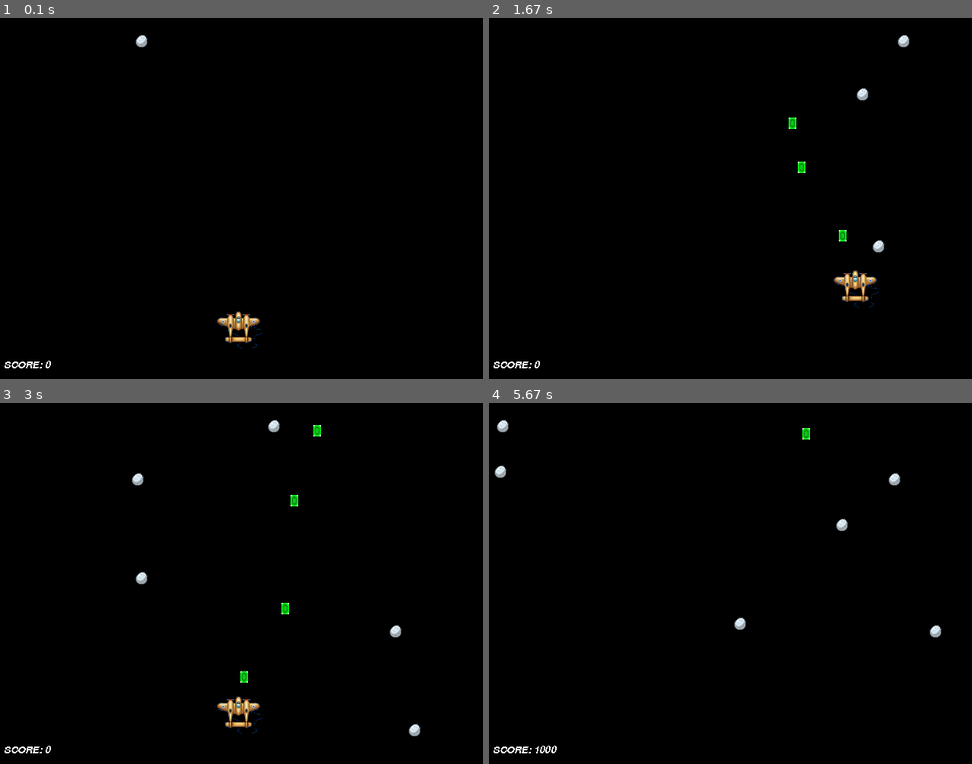
Above: before the commit, frames 1-4 (two rows, left to right).
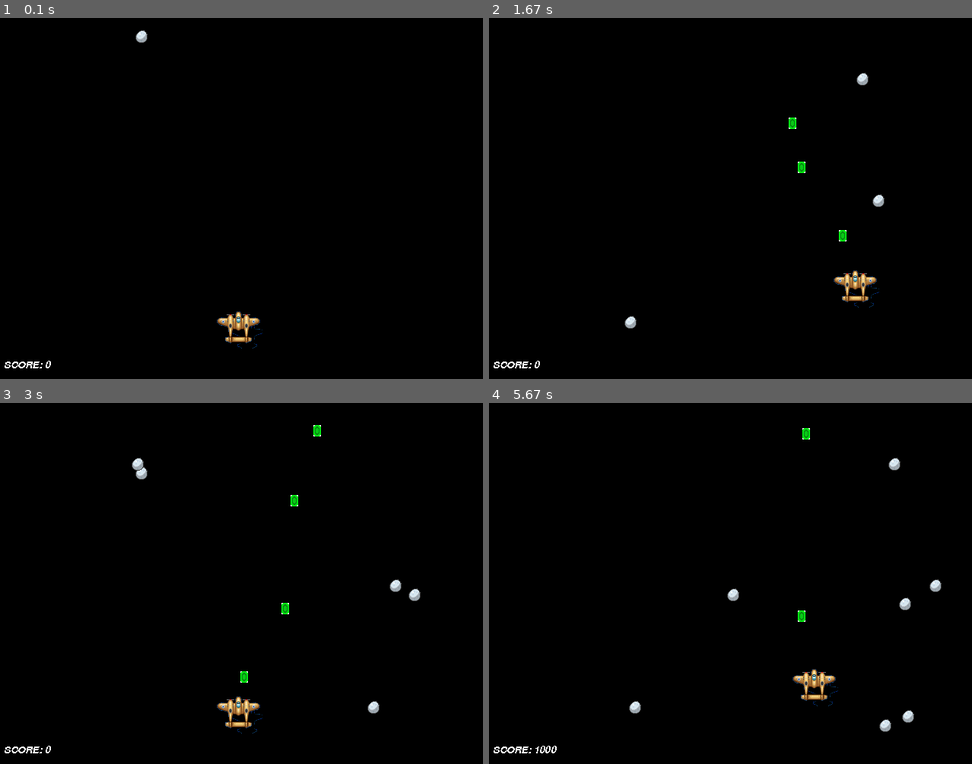
Above: after the commit, the same moments.

Repository: ankur0890/Pygame-Examples-For-Learning
Game: pygame game, started from Hit The Stone/hitthestone.py
Same seed, same stepped clock (60 frames per second), same inputs: the game is played once before the commit and once after it.
Inputs:
- Up to frame 1 (0.1 s): no input
- Up to frame 2 (1.67 s): hold Right 0.33-0.8 s; hold Up 0.83-1.13 s; tap Space at 0.9, 1.23, 1.53 s; hold Right 1.17-1.63 s
- Up to frame 3 (3 s): hold Left 1.67-2.2 s; tap Space at 1.73, 2.03, 2.3, 2.63, 2.93 s; hold Down 2.23-2.53 s; hold Left 2.57-2.97 s
- Up to frame 4 (5.67 s): hold Up 3-3.37 s; tap Space at 3.07, 3.47, 3.77, 4.13, 4.53, 4.83, 5.03, 5.33, 5.53 s; hold Right 3.4-4.03 s; hold Down 4.07-4.43 s; hold Left 4.47-4.93 s; hold Right 4.97-5.43 s; hold Up from 5.47 s (still down)

The runs differ from the first frame. In frame 1, less than 0.1% of the frame differs, in the area x 28-31%, y 3-9%; in frame 2, 0.4%; in frame 3, 0.7%; in frame 4, 1.4%, in the area x 1-94%, y 4-92%.

Commit message:
slowed down stones a little bit

Diff:
--- a/Hit The Stone/hitthestone.py
+++ b/Hit The Stone/hitthestone.py
@@ -76,7 +76,7 @@
         self.rect=self.image.get_rect()
         self.rect.centerx=random.randint(5,630)
         self.rect.centery=0
-        self.dy=5
+        self.dy=4
 
     def update(self):
         self.rect.centery+=self.dy
